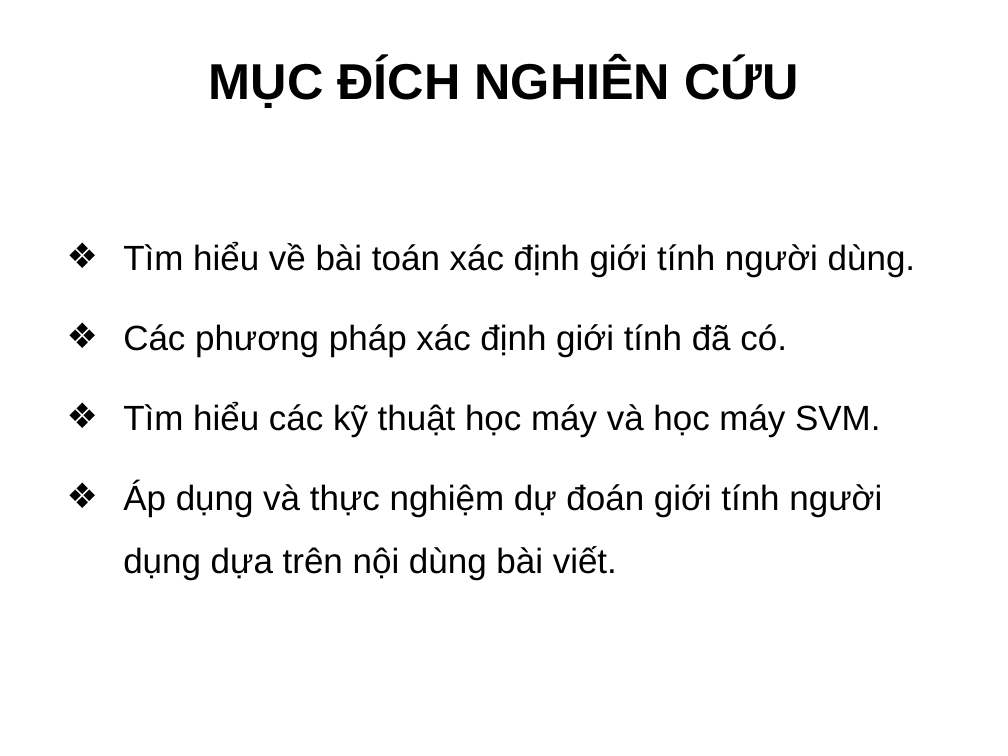
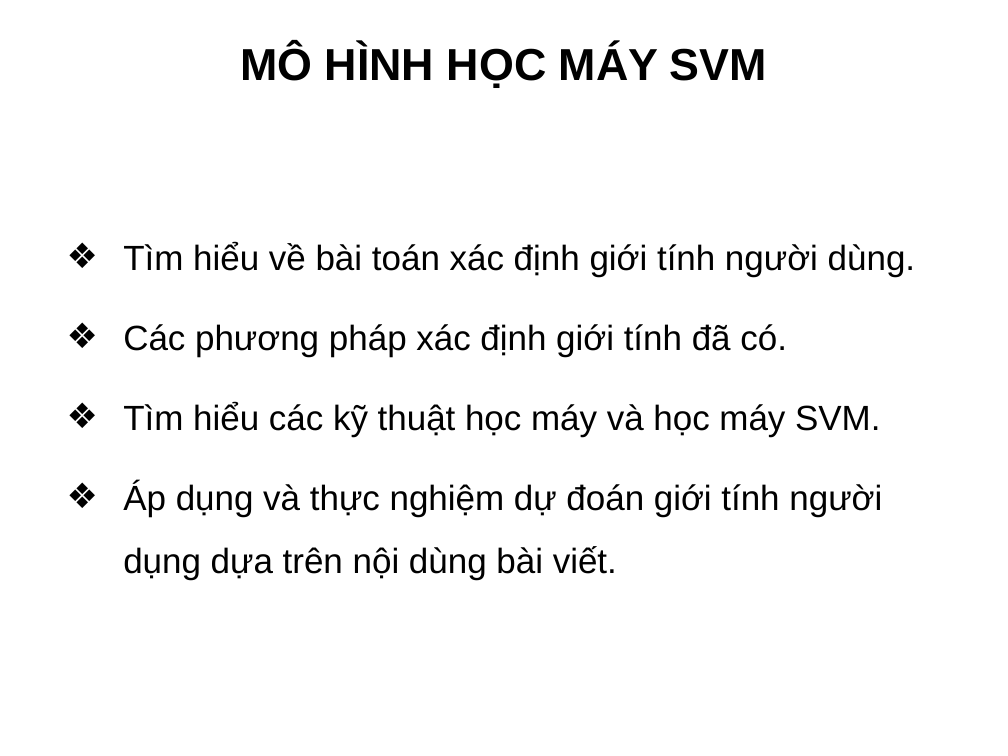
Before and after one commit to truonghaibg/thesis, a slide deck: slide 6 of tchai/Slide_LuanVan_TruongCongHai.ppt (slide 5 before the commit). Drawn at 1008x756 pixels with LibreOffice and Linux fonts; fonts in the diff are those of the drawing; background and template pictures are left out. Boxes give left, top, right and bottom in pixels: in the first picture for what was removed or moved away, otherwise in the second. Text is boxed around its words. In the diff, an @@ line names an element or a change of style, - is before the commit and + after.

```diff
--- a/tchai/Slide_LuanVan_TruongCongHai.ppt
+++ b/tchai/Slide_LuanVan_TruongCongHai.ppt
@@ title removed at (209, 59, 799, 108) @@
-MỤC ĐÍCH NGHIÊN CỨU
@@ title added at (240, 45, 767, 88), 32 pt, text #000000, bold @@
+MÔ HÌNH HỌC MÁY SVM
```
Also in this commit, not shown: 3 other slides changed, 11 slides added, 7 slides removed.
